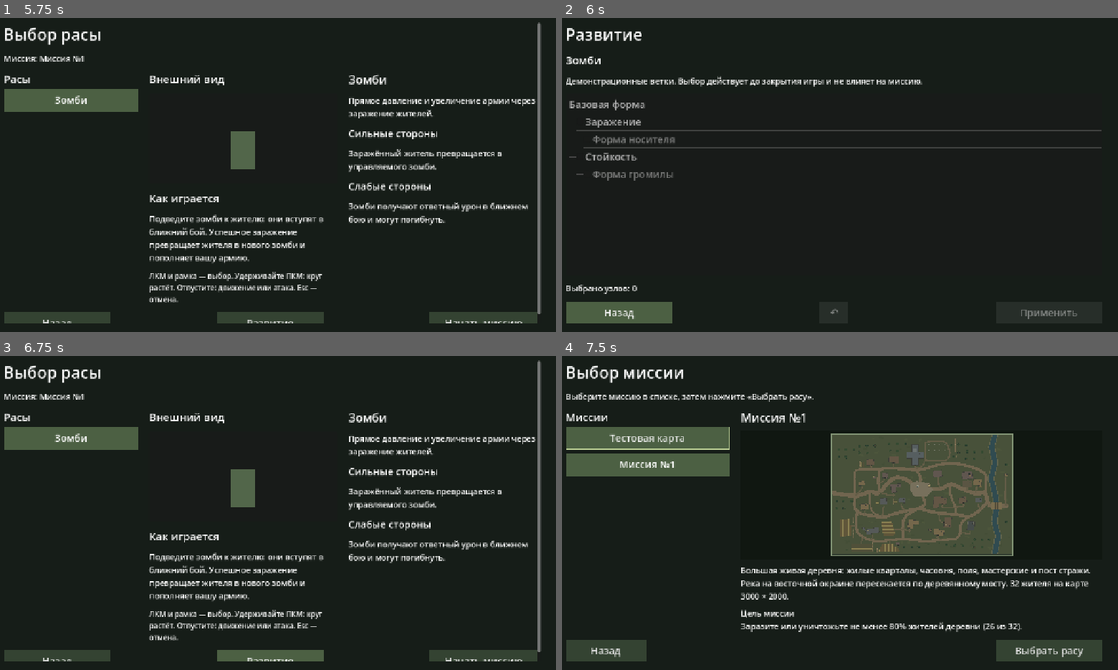
Above: before the commit, frames 1-4 (two rows, left to right).
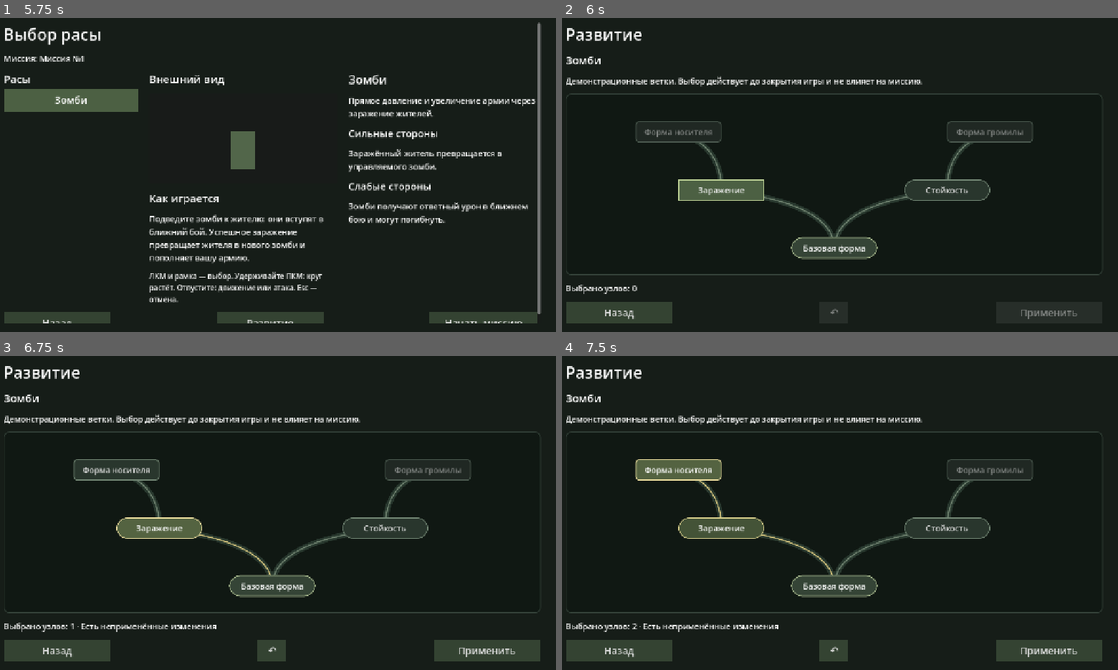
Above: after the commit, the same moments.

Repository: tivel47-ai/i-m-a-monster
Game: Godot game, scene res://scenes/main.tscn
The game is run twice, just before and just after one commit, with the same random seed, the same clock (stepped at 60 frames per second) and the same inputs.
Inputs:
- Up to frame 1 (5.75 s): click "Начать игру" at 0.5 s; click "Тестовая карта" at 1.25 s; click "Миссия №1" at 2 s; click "Назад" at 2.75 s; click "Начать игру" at 3.5 s; click "Выбрать расу" at 4.25 s; click "Зомби" at 5 s
- Up to frame 2 (6 s): click "Развитие" at 5.75 s
- Up to frame 3 (6.75 s): click "Назад" (after the commit: "Заражение") at 6.5 s
- Up to frame 4 (7.5 s): click "Назад" (after the commit: "Форма носителя") at 7.25 s

Frame 1 is identical in both runs. In frame 2, 8.1% of the frame differs, in the area x 0-98%, y 23-98%; in frame 3, 17%; in frame 4, 25%, in the area x 0-98%, y 2-98%.

Commit message:
Изменения древа развития

Diff:
--- a/scripts/main.gd
+++ b/scripts/main.gd
@@ -20,8 +20,9 @@
 var start_button: Button
 var development_button: Button
 var development_title: Label
-var development_tree: Tree
-var development_items: Dictionary[String, TreeItem] = {}
+var development_tree: Control
+var development_items: Dictionary[String, Button] = {}
+var development_branches: Array = []
 var applied_development: Dictionary[String, PackedStringArray] = {}
 var development_status: Label
 var reset_development_button: Button
@@ -395,11 +396,11 @@
 	page.size_flags_vertical = Control.SIZE_EXPAND_FILL
 	development_title = _text(page, "", 24)
 	_text(page, "Демонстрационные ветки. Выбор действует до закрытия игры и не влияет на миссию.", 18)
-	development_tree = Tree.new()
-	development_tree.add_theme_constant_override("draw_relationship_lines", 1)
-	development_tree.custom_minimum_size.y = 300
+	development_tree = Control.new()
+	development_tree.custom_minimum_size = Vector2(520, 340)
 	development_tree.size_flags_vertical = Control.SIZE_EXPAND_FILL
-	development_tree.item_edited.connect(_refresh_development_selection)
+	development_tree.draw.connect(_draw_development_branches)
+	development_tree.resized.connect(development_tree.queue_redraw)
 	page.add_child(development_tree)
 	development_status = _text(page, "", 18)
 	var footer := HBoxContainer.new()
@@ -423,39 +424,80 @@
 	var race: Dictionary = CATALOG.RACES[selected_race]
 	development_title.text = race.name
 	development_items.clear()
-	development_tree.clear()
-	var base := development_tree.create_item()
-	base.set_text(0, "Базовая форма")
-	base.set_selectable(0, false)
-	base.disable_folding = true
+	_clear_children(development_tree)
+	development_branches = race.development
+	var base := PanelContainer.new()
+	base.add_theme_stylebox_override("panel", _development_style("354436", "a3b48a", 24))
+	_place_development_node(base, Vector2(0.5, 0.85))
+	var base_label := _text(base, "Базовая форма", 18)
+	base_label.horizontal_alignment = HORIZONTAL_ALIGNMENT_CENTER
 	var applied: PackedStringArray = applied_development.get(selected_race, PackedStringArray())
-	for node in race.get("development", []):
-		var parent: TreeItem = development_items.get(node.get("parent", ""), base)
-		var item := development_tree.create_item(parent)
-		item.disable_folding = true
-		item.set_cell_mode(0, TreeItem.CELL_MODE_CHECK)
-		item.set_text(0, node.name)
-		item.set_checked(0, node.id in applied)
+	for node in development_branches:
+		var item := Button.new()
+		item.text = node.name
+		item.toggle_mode = true
+		item.set_pressed_no_signal(node.id in applied)
+		item.toggled.connect(func(_pressed: bool): _refresh_development_selection())
+		item.add_theme_font_size_override("font_size", 18)
+		var radius := 8 if node.has("parent") else 24
+		item.add_theme_stylebox_override("normal", _development_style("29362d", "738775", radius))
+		item.add_theme_stylebox_override("hover", _development_style("3a4b3d", "a3b48a", radius))
+		item.add_theme_stylebox_override("pressed", _development_style("445337", "d7ce8b", radius))
+		item.add_theme_stylebox_override("hover_pressed", _development_style("546341", "eee0a0", radius))
+		item.add_theme_stylebox_override("disabled", _development_style("202823", "4b5a4f", radius))
+		_place_development_node(item, node.position)
 		development_items[node.id] = item
 	_refresh_development_selection()
 	_show(Screen.DEVELOPMENT)
 
+func _place_development_node(control: Control, position_ratio: Vector2) -> void:
+	development_tree.add_child(control)
+	control.anchor_left = position_ratio.x
+	control.anchor_right = position_ratio.x
+	control.anchor_top = position_ratio.y
+	control.anchor_bottom = position_ratio.y
+	control.offset_left = -96
+	control.offset_right = 96
+	control.offset_top = -24
+	control.offset_bottom = 24
+
+func _development_style(fill: String, border: String, radius: int) -> StyleBoxFlat:
+	var style := StyleBoxFlat.new()
+	style.bg_color = Color(fill)
+	style.border_color = Color(border)
+	style.set_border_width_all(2)
+	style.set_corner_radius_all(radius)
+	return style
+
+func _draw_development_branches() -> void:
+	var area := Rect2(Vector2.ZERO, development_tree.size)
+	development_tree.draw_style_box(_development_style("101813", "344239", 12), area)
+	var centers := {"": Vector2(0.5, 0.85) * area.size}
+	for node in development_branches:
+		var start: Vector2 = centers[node.get("parent", "")]
+		var end: Vector2 = node.position * area.size
+		centers[node.id] = end
+		var bend := Vector2(start.x, lerpf(start.y, end.y, 0.76))
+		var points := PackedVector2Array()
+		for step in range(17):
+			var weight := step / 16.0
+			points.append(start.lerp(bend, weight).lerp(bend.lerp(end, weight), weight))
+		development_tree.draw_polyline(points, Color("29392f"), 12, true)
+		var active := development_items[node.id].button_pressed
+		development_tree.draw_polyline(points, Color("c3b675") if active else Color("687b69"), 3, true)
+
 func _refresh_development_selection() -> void:
 	var selection := PackedStringArray()
-	for id in development_items:
-		var item := development_items[id]
-		var parent := item.get_parent()
-		var available := parent == development_tree.get_root() or parent.is_checked(0)
-		item.set_editable(0, available)
-		item.set_selectable(0, available)
-		item.set_tooltip_text(0, "" if available else "Сначала выберите «%s»" % parent.get_text(0))
-		if available:
-			item.clear_custom_color(0)
-		else:
-			item.set_custom_color(0, Color("98a398"))
-			item.set_checked(0, false)
-		if item.is_checked(0):
-			selection.append(id)
+	for node in development_branches:
+		var item := development_items[node.id]
+		var parent: Button = development_items.get(node.get("parent", ""))
+		item.disabled = parent != null and not parent.button_pressed
+		if item.disabled:
+			item.set_pressed_no_signal(false)
+		item.tooltip_text = "Сначала выберите «%s»" % parent.text if item.disabled else ""
+		if item.button_pressed:
+			selection.append(node.id)
+	development_tree.queue_redraw()
 	var applied: PackedStringArray = applied_development.get(selected_race, PackedStringArray())
 	reset_development_button.disabled = selection.is_empty()
 	apply_development_button.disabled = selection == applied
@@ -465,14 +507,14 @@
 
 func _reset_development() -> void:
 	for item in development_items.values():
-		item.set_checked(0, false)
+		item.set_pressed_no_signal(false)
 	_refresh_development_selection()
 
 func _apply_development() -> void:
 	if screen != Screen.DEVELOPMENT or apply_development_button.disabled: return
 	var selection := PackedStringArray()
 	for id in development_items:
-		if development_items[id].is_checked(0):
+		if development_items[id].button_pressed:
 			selection.append(id)
 	applied_development[selected_race] = selection
 	_refresh_development_selection()
--- a/scripts/mission_catalog.gd
+++ b/scripts/mission_catalog.gd
@@ -26,10 +26,10 @@
 		"weaknesses": "Зомби получают ответный урон в ближнем бою и могут погибнуть.",
 		"preview": "res://scenes/zombie.tscn",
 		"development": [
-			{"id": "infection", "name": "Заражение"},
-			{"id": "carrier", "name": "Форма носителя", "parent": "infection"},
-			{"id": "resilience", "name": "Стойкость"},
-			{"id": "brute", "name": "Форма громилы", "parent": "resilience"},
+			{"id": "infection", "name": "Заражение", "position": Vector2(0.29, 0.53)},
+			{"id": "carrier", "name": "Форма носителя", "parent": "infection", "position": Vector2(0.21, 0.21)},
+			{"id": "resilience", "name": "Стойкость", "position": Vector2(0.71, 0.53)},
+			{"id": "brute", "name": "Форма громилы", "parent": "resilience", "position": Vector2(0.79, 0.21)},
 		],
 	},
 }
Not shown, changed: docs/game_design.md
Not shown, changed: docs/technical_design.md
